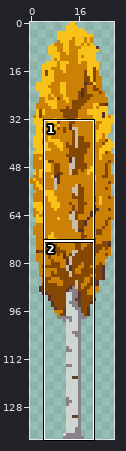
Edited in one commit: pixel-art file (art/source/cp_mid_birch/cp_mid_birch.aseprite). Above: a wide view before the commit, with the close-up outlined.
Close-up. Old version:
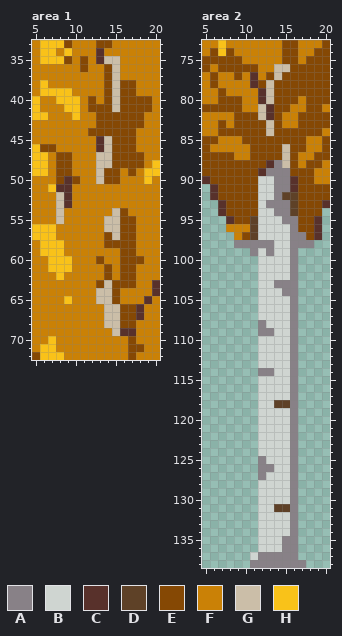
28x139 pixels, 1 frame. Shown: area 1: x 5..20, y 33..72; area 2: x 5..20, y 73..138.
Palette (. is transparent): A #888187  B #cfd5d1  C #58312b  D #5e4127  E #854804  F #ca8106  G #cbbea8  H #f9c219
The result:
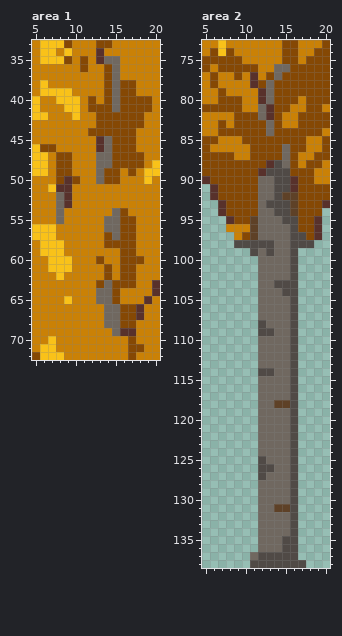
Difference:
Colour A changes from #888187 to #504a46.
Colour B changes from #cfd5d1 to #706860.
Area 1:
Colour B replaces colour G in row 35 at x 14 to 15; in rows 36 to 41 at x 15; in rows 45 to 46 at x 14; in rows 47 to 48 at x 13 to 14; in rows 49 to 50 at x 13; in rows 52 to 53 at x 8.
Colour B replaces colour G in row 54 at x 8 and 15; in row 55 at x 8 and 14 to 15; in row 56 at x 14 to 15; in row 57 at x 15; in row 63 at x 14; in rows 64 to 65 at x 13 to 14.
Colour B replaces colour G in rows 66 to 68 at x 14 to 15; in row 69 at x 15.
Area 2:
Colour B replaces colour G in row 76 at x 14 to 15; in row 77 at x 14; in rows 78 to 80 at x 13; in rows 81 to 82 at x 12; in rows 83 to 84 at x 13; in rows 86 to 88 at x 15.
Where, in picture pixels (left, top, right, bottom), the same in both close-ups:
changed: (104, 56, 120, 112)
changed: (56, 136, 120, 240)
changed: (96, 280, 120, 336)
changed: (234, 64, 314, 568)
